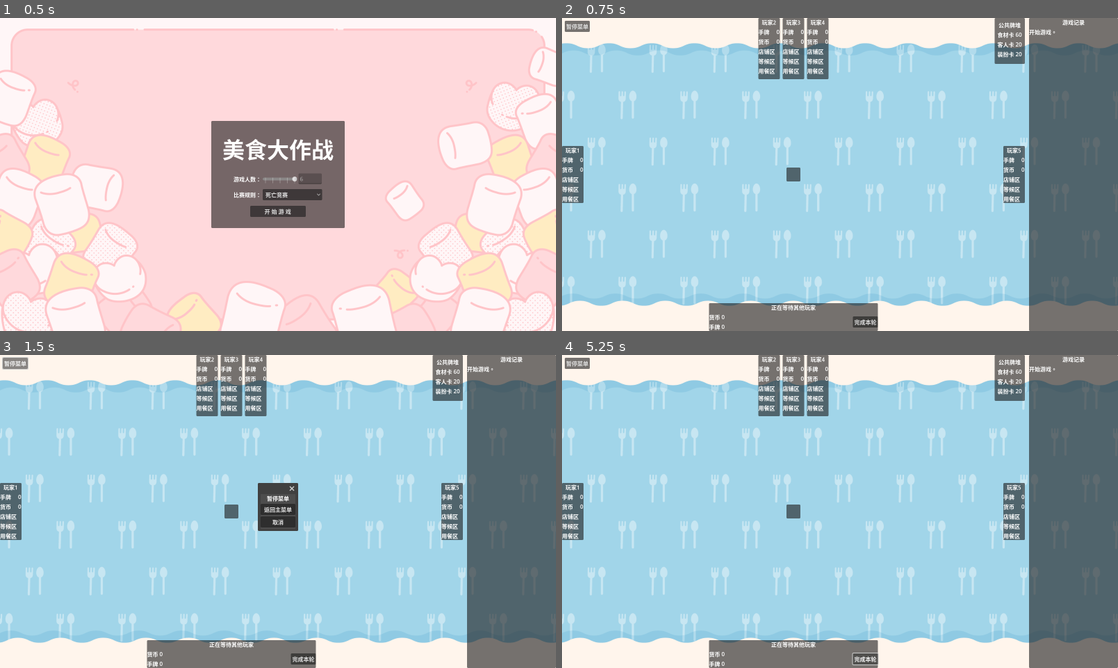
Above: before the commit, frames 1-4 (two rows, left to right).
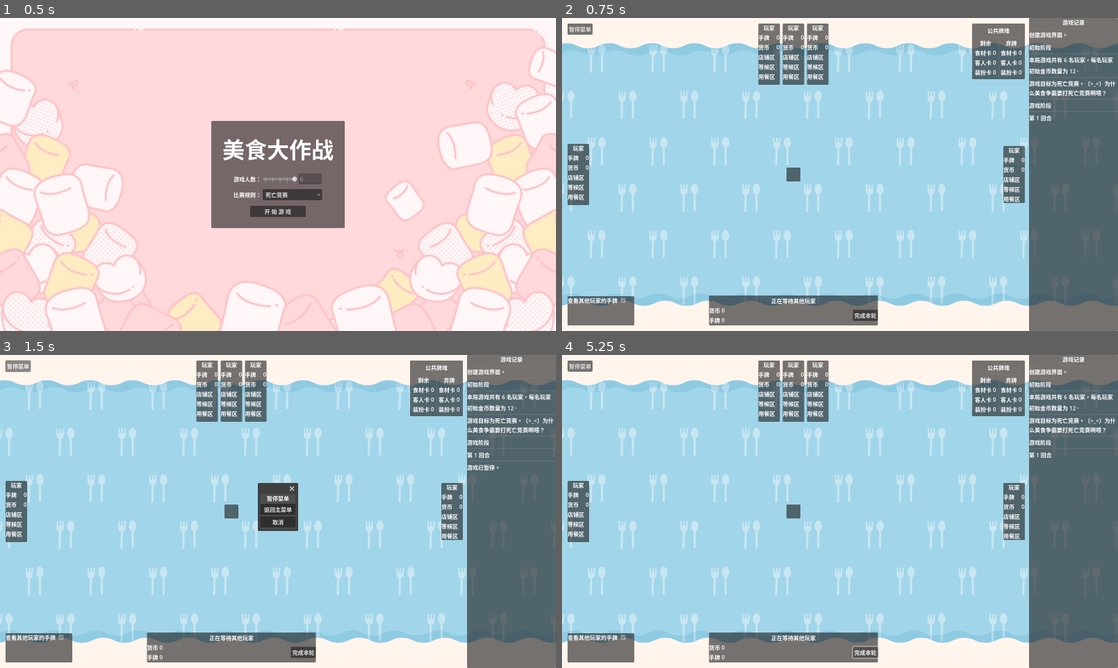
Above: after the commit, the same moments.

Repository: LautskyStudio/FoodCombat
Game: Godot game, scene res://scenes/home_screen.tscn
Same seed, same stepped clock (60 frames per second), same inputs: the game is played once before the commit and once after it.
Inputs:
- Up to frame 1 (0.5 s): no input
- Up to frame 2 (0.75 s): click "开 始 游 戏" at 0.5 s
- Up to frame 3 (1.5 s): click "暂停菜单" at 1.25 s
- Up to frame 4 (5.25 s): click "返回主菜单" at 2 s; click "死亡竞赛" at 2.75 s; click "死亡竞赛" at 3.5 s; click "开 始 游 戏" at 4.25 s; click "完成本轮" at 5 s

Frame 1 is identical in both runs. In frame 2, 7.4% of the frame differs, in the area x 0-100%, y 0-100%; in frame 3, 7.5%; in frame 4, 7.4%.

Commit message:
建立 Event 基础

Diff:
--- a/components/log_container.gd
+++ b/components/log_container.gd
@@ -1,4 +1,7 @@
 extends PanelContainer
+
+
+@onready var log_list: VBoxContainer = %LogList
 
 
 func _ready() -> void:
@@ -14,4 +17,18 @@
 	var label = %LabelTemplate.duplicate()
 	label.visible = true
 	label.text = message
-	%LogList.add_child(label)
+	log_list.add_child(HSeparator.new())
+	log_list.add_child(label)
+
+	_clean_logs_when_neccessary()
+
+
+func _clean_logs_when_neccessary() -> void:
+	if log_list.get_child_count() > 200:
+		var logs = log_list.get_children()
+		var count = 0
+		for item in logs:
+			item.queue_free()
+			count += 1
+			if count > 100:
+				break
--- a/components/log_container.tscn
+++ b/components/log_container.tscn
@@ -20,6 +20,7 @@
 [node name="ScrollContainer" type="ScrollContainer" parent="VBoxContainer"]
 layout_mode = 2
 size_flags_vertical = 3
+follow_focus = true
 
 [node name="LogList" type="VBoxContainer" parent="VBoxContainer/ScrollContainer"]
 unique_name_in_owner = true
--- /dev/null
+++ b/models/card/base_card.gd
@@ -0,0 +1,6 @@
+extends Resource
+class_name BaseCard
+
+
+@export var title := ""
+@export_multiline var description := ""
--- /dev/null
+++ b/models/customer/customer.gd
@@ -0,0 +1,5 @@
+extends BaseCard
+class_name Customer
+
+@export var needs: Array[]
+@export var events: Array[Event]
--- /dev/null
+++ b/models/decoration/decoration.gd
@@ -0,0 +1,15 @@
+extends BaseCard
+class_name Decoration
+
+
+@export var kind := ''
+@export var duration := 0
+@export var effect := func (_game: PlayScreen, _player: Player): pass
+
+
+func _init(p_title: String, p_description: String, p_kind: String, p_duration: int, p_effect: Callable) -> void:
+	title = p_title
+	description = p_description
+	kind = p_kind
+	duration = p_duration
+	effect = p_effect
--- /dev/null
+++ b/models/decoration/decorations.gd
@@ -0,0 +1,6 @@
+extends Node
+class_name Decorations
+
+
+func p():
+	self['p'] = 2;
--- a/models/event/event.gd
+++ b/models/event/event.gd
@@ -4,10 +4,10 @@
 
 @export var name := ""
 @export var description := ""
-@export var effect := func(owner, player): pass
+@export var effect := func(_game: PlayScreen, _player: Player): pass
 
 
-func _init(p_name: String, p_description: String, p_effect := func(owner, player): pass) -> void:
+func _init(p_name: String, p_description: String, p_effect := func(_game: PlayScreen, _player: Player): pass) -> void:
 	name = p_name
 	description = p_description
 	effect = p_effect
--- /dev/null
+++ b/models/food_material/food_material.gd
@@ -0,0 +1,5 @@
+extends BaseCard
+class_name FoodMaterial
+
+
+@export var category := ""
--- /dev/null
+++ b/models/food_material/food_materials.gd
@@ -0,0 +1 @@
+extends Node
--- /dev/null
+++ b/models/need/need.gd
@@ -0,0 +1,7 @@
+extends Resource
+class_name Need
+
+
+@export var description := ""
+@export var filter := func (_materials: Array[FoodMaterial]): return true
+@export var reward := 0
--- /dev/null
+++ b/models/player/player.tscn
@@ -0,0 +1,15 @@
+[gd_scene load_steps=4 format=3 uid="uid://cxn6gfn8y35ul"]
+
+[ext_resource type="Script" path="res://models/player/player.gd" id="1_qqapd"]
+[ext_resource type="Script" path="res://models/state_machine/state_machine.gd" id="2_11yvc"]
+[ext_resource type="Script" path="res://models/player/states/init.gd" id="3_u6ee2"]
+
+[node name="Player" type="Node"]
+script = ExtResource("1_qqapd")
+
+[node name="StateMachine" type="Node" parent="."]
+script = ExtResource("2_11yvc")
+initial_state = NodePath("Init")
+
+[node name="Init" type="Node" parent="StateMachine"]
+script = ExtResource("3_u6ee2")
--- a/models/player/player_state.gd
+++ b/models/player/player_state.gd
@@ -1,2 +1,2 @@
-extends Node
+extends State
 class_name PlayerState
--- /dev/null
+++ b/models/player/states/init.gd
@@ -0,0 +1 @@
+extends PlayerState
--- a/scenes/play_screen.gd
+++ b/scenes/play_screen.gd
@@ -3,9 +3,49 @@
 class_name PlayScreen
 
 
-@onready var players = %Players
+var turn := 0
+
+@onready var players: Array[Player] = []
+
+var remaining_cards := {
+	'food_materials': [],
+	'customers': [],
+	'decorations': []
+}
+
+var discarded_cards := {
+	'food_materials': [],
+	'customers': [],
+	'decorations': []
+}
 
 
 func _ready() -> void:
 	if not Engine.is_editor_hint():
-		Log.push("开始游戏。")
+		Log.push("创建游戏界面。")
+
+	for player in %Players.get_children():
+		if player is Player:
+			players.push_back(player)
+
+
+func begin_next_turn() -> void:
+	turn += 1
+	Log.push("第 %d 回合" % turn)
+
+
+func _process(_delta: float) -> void:
+	_update_card_stack_displays()
+
+
+func _update_card_stack_displays() -> void:
+	_update_card_stack_display(%RemainingCardStackDisplay, remaining_cards)
+	_update_card_stack_display(%DiscardedCardStackDisplay, discarded_cards)
+
+
+func _update_card_stack_display(display: CardStackDisplay, dict: Dictionary) -> void:
+	display.set_numbers(
+		len(dict['food_materials']),
+		len(dict['customers']),
+		len(dict['decorations'])
+	)
--- a/scenes/play_screen.tscn
+++ b/scenes/play_screen.tscn
@@ -11,7 +11,8 @@
 [ext_resource type="Script" path="res://scenes/play_screen/states/pause.gd" id="6_jqbpf"]
 [ext_resource type="Script" path="res://scenes/play_screen/states/end.gd" id="7_7qh7p"]
 [ext_resource type="PackedScene" uid="uid://8qbrb1qilm5" path="res://scenes/play_screen/pause_menu.tscn" id="9_exsm3"]
-[ext_resource type="Script" path="res://models/player/player.gd" id="12_ps4d2"]
+[ext_resource type="PackedScene" uid="uid://cxe1wq7xlxu00" path="res://scenes/play_screen/card_stack_display.tscn" id="10_unaep"]
+[ext_resource type="PackedScene" uid="uid://cxn6gfn8y35ul" path="res://models/player/player.tscn" id="12_dpxem"]
 
 [node name="PlayScreen" type="Control"]
 layout_mode = 3
@@ -66,10 +67,10 @@
 [node name="PauseButton" type="Button" parent="HUD/HSplitContainer/GameArea"]
 unique_name_in_owner = true
 layout_mode = 1
-offset_left = 8.0
-offset_top = 8.0
-offset_right = 80.0
-offset_bottom = 39.0
+offset_left = 16.0
+offset_top = 16.0
+offset_right = 88.0
+offset_bottom = 47.0
 text = "暂停菜单"
 
 [node name="LeftPlayerContainer" type="PanelContainer" parent="HUD/HSplitContainer/GameArea"]
@@ -77,9 +78,10 @@
 anchors_preset = 4
 anchor_top = 0.5
 anchor_bottom = 0.5
-offset_top = -20.0
-offset_right = 40.0
-offset_bottom = 20.0
+offset_left = 16.0
+offset_top = -88.0
+offset_right = 78.0
+offset_bottom = 88.0
 grow_vertical = 2
 size_flags_horizontal = 0
 
@@ -93,9 +95,10 @@
 anchors_preset = 5
 anchor_left = 0.5
 anchor_right = 0.5
-offset_left = -31.0
-offset_right = 31.0
-offset_bottom = 176.0
+offset_left = -101.0
+offset_top = 16.0
+offset_right = 101.0
+offset_bottom = 192.0
 grow_horizontal = 2
 theme_override_constants/separation = 8
 
@@ -181,9 +184,10 @@
 anchor_top = 1.0
 anchor_right = 0.5
 anchor_bottom = 1.0
-offset_left = -20.0
-offset_top = -40.0
-offset_right = 20.0
+offset_left = -243.0
+offset_top = -102.0
+offset_right = 243.0
+offset_bottom = -16.0
 grow_horizontal = 2
 grow_vertical = 0
 
@@ -197,7 +201,8 @@
 anchor_left = 1.0
 anchor_right = 1.0
 offset_left = -87.0
-offset_bottom = 132.0
+offset_top = 16.0
+offset_bottom = 148.0
 grow_horizontal = 0
 
 [node name="MarginContainer" type="MarginContainer" parent="HUD/HSplitContainer/GameArea/PublicCardDeckContainer"]
@@ -215,36 +220,69 @@
 text = "公共牌堆"
 horizontal_alignment = 1
 
-[node name="GridContainer" type="GridContainer" parent="HUD/HSplitContainer/GameArea/PublicCardDeckContainer/MarginContainer/VBoxContainer"]
-layout_mode = 2
+[node name="HSeparator" type="HSeparator" parent="HUD/HSplitContainer/GameArea/PublicCardDeckContainer/MarginContainer/VBoxContainer"]
+layout_mode = 2
+
+[node name="HBoxContainer" type="HBoxContainer" parent="HUD/HSplitContainer/GameArea/PublicCardDeckContainer/MarginContainer/VBoxContainer"]
+layout_mode = 2
+
+[node name="VBoxContainer" type="VBoxContainer" parent="HUD/HSplitContainer/GameArea/PublicCardDeckContainer/MarginContainer/VBoxContainer/HBoxContainer"]
+layout_mode = 2
+
+[node name="Label" type="Label" parent="HUD/HSplitContainer/GameArea/PublicCardDeckContainer/MarginContainer/VBoxContainer/HBoxContainer/VBoxContainer"]
+layout_mode = 2
+text = "剩余"
+horizontal_alignment = 1
+vertical_alignment = 1
+
+[node name="RemainingCardStackDisplay" parent="HUD/HSplitContainer/GameArea/PublicCardDeckContainer/MarginContainer/VBoxContainer/HBoxContainer/VBoxContainer" instance=ExtResource("10_unaep")]
+unique_name_in_owner = true
+layout_mode = 2
+
+[node name="VSeparator" type="VSeparator" parent="HUD/HSplitContainer/GameArea/PublicCardDeckContainer/MarginContainer/VBoxContainer/HBoxContainer"]
+layout_mode = 2
+
+[node name="VBoxContainer2" type="VBoxContainer" parent="HUD/HSplitContainer/GameArea/PublicCardDeckContainer/MarginContainer/VBoxContainer/HBoxContainer"]
+layout_mode = 2
+
+[node name="Label" type="Label" parent="HUD/HSplitContainer/GameArea/PublicCardDeckContainer/MarginContainer/VBoxContainer/HBoxContainer/VBoxContainer2"]
+layout_mode = 2
+text = "弃牌"
+horizontal_alignment = 1
+vertical_alignment = 1
+
+[node name="DiscardedCardStackDisplay" parent="HUD/HSplitContainer/GameArea/PublicCardDeckContainer/MarginContainer/VBoxContainer/HBoxContainer/VBoxContainer2" instance=ExtResource("10_unaep")]
+unique_name_in_owner = true
+layout_mode = 2
+
+[node name="OptionsContainer" type="Panel" parent="HUD/HSplitContainer/GameArea"]
+layout_mode = 1
+anchors_preset = 2
+anchor_top = 1.0
+anchor_bottom = 1.0
+offset_left = 16.0
+offset_top = -100.0
+offset_right = 208.0
+offset_bottom = -16.0
+grow_vertical = 0
+
+[node name="GridContainer" type="GridContainer" parent="HUD/HSplitContainer/GameArea/OptionsContainer"]
+layout_mode = 1
+anchors_preset = 15
+anchor_right = 1.0
+anchor_bottom = 1.0
+grow_horizontal = 2
+grow_vertical = 2
 columns = 2
 
-[node name="Label" type="Label" parent="HUD/HSplitContainer/GameArea/PublicCardDeckContainer/MarginContainer/VBoxContainer/GridContainer"]
-layout_mode = 2
-text = "食材卡"
-
-[node name="MaterialCardCountLabel" type="Label" parent="HUD/HSplitContainer/GameArea/PublicCardDeckContainer/MarginContainer/VBoxContainer/GridContainer"]
-unique_name_in_owner = true
-layout_mode = 2
-text = "60"
-
-[node name="Label3" type="Label" parent="HUD/HSplitContainer/GameArea/PublicCardDeckContainer/MarginContainer/VBoxContainer/GridContainer"]
-layout_mode = 2
-text = "客人卡"
-
-[node name="CustomerCardCountLabel" type="Label" parent="HUD/HSplitContainer/GameArea/PublicCardDeckContainer/MarginContainer/VBoxContainer/GridContainer"]
-unique_name_in_owner = true
-layout_mode = 2
-text = "20"
-
-[node name="Label5" type="Label" parent="HUD/HSplitContainer/GameArea/PublicCardDeckContainer/MarginContainer/VBoxContainer/GridContainer"]
-layout_mode = 2
-text = "装扮卡"
-
-[node name="DecorationCardCountLabel" type="Label" parent="HUD/HSplitContainer/GameArea/PublicCardDeckContainer/MarginContainer/VBoxContainer/GridContainer"]
-unique_name_in_owner = true
-layout_mode = 2
-text = "20"
+[node name="Label" type="Label" parent="HUD/HSplitContainer/GameArea/OptionsContainer/GridContainer"]
+layout_mode = 2
+text = "查看其他玩家的手牌"
+
+[node name="CheckBox" type="CheckBox" parent="HUD/HSplitContainer/GameArea/OptionsContainer/GridContainer"]
+layout_mode = 2
+disabled = true
+button_pressed = true
 
 [node name="PauseMenu" parent="HUD/HSplitContainer/GameArea" instance=ExtResource("9_exsm3")]
 unique_name_in_owner = true
@@ -256,32 +294,16 @@
 [node name="Players" type="Node" parent="."]
 unique_name_in_owner = true
 
-[node name="Player0" type="Node" parent="Players"]
-script = ExtResource("12_ps4d2")
-
-[node name="Player1" type="Node" parent="Players"]
-script = ExtResource("12_ps4d2")
-player_name = "玩家1"
-player_index = 1
-
-[node name="Player2" type="Node" parent="Players"]
-script = ExtResource("12_ps4d2")
-player_name = "玩家2"
-player_index = 2
-
-[node name="Player3" type="Node" parent="Players"]
-script = ExtResource("12_ps4d2")
-player_name = "玩家3"
-player_index = 3
-
-[node name="Player4" type="Node" parent="Players"]
-script = ExtResource("12_ps4d2")
-player_name = "玩家4"
-player_index = 4
-
-[node name="Player5" type="Node" parent="Players"]
-script = ExtResource("12_ps4d2")
-player_name = "玩家5"
-player_index = 5
+[node name="Player0" parent="Players" instance=ExtResource("12_dpxem")]
+
+[node name="Player1" parent="Players" instance=ExtResource("12_dpxem")]
+
+[node name="Player2" parent="Players" instance=ExtResource("12_dpxem")]
+
+[node name="Player3" parent="Players" instance=ExtResource("12_dpxem")]
+
+[node name="Player4" parent="Players" instance=ExtResource("12_dpxem")]
+
+[node name="Player5" parent="Players" instance=ExtResource("12_dpxem")]
 
 [connection signal="pressed" from="HUD/HSplitContainer/GameArea/PauseButton" to="StateMachine/Running" method="_on_pause_button_pressed"]
--- /dev/null
+++ b/scenes/play_screen/card_stack_display.gd
@@ -0,0 +1,9 @@
+@tool
+extends GridContainer
+class_name CardStackDisplay
+
+
+func set_numbers(food_materials: int, customers: int, decorations: int) -> void:
+	%FoodMaterialCardCountLabel.text = str(food_materials)
+	%CustomerCardCountLabel.text = str(customers)
+	%DecorationCardCountLabel.text = str(decorations)
--- /dev/null
+++ b/scenes/play_screen/card_stack_display.tscn
@@ -0,0 +1,40 @@
+[gd_scene load_steps=2 format=3 uid="uid://cxe1wq7xlxu00"]
+
+[ext_resource type="Script" path="res://scenes/play_screen/card_stack_display.gd" id="1_y46ti"]
+
+[node name="CardStackDisplay" type="GridContainer"]
+columns = 2
+script = ExtResource("1_y46ti")
+
+[node name="FoodMateralCardLabel" type="Label" parent="."]
+layout_mode = 2
+tooltip_text = "高级的食材往往只需要最简单的烹饪方法。"
+mouse_filter = 1
+text = "食材卡"
+
+[node name="FoodMaterialCardCountLabel" type="Label" parent="."]
+unique_name_in_owner = true
+layout_mode = 2
+text = "60"
+
+[node name="CustomerCardLabel" type="Label" parent="."]
+layout_mode = 2
+tooltip_text = "总能遇到各种各样的客人。"
+mouse_filter = 1
+text = "客人卡"
+
+[node name="CustomerCardCountLabel" type="Label" parent="."]
+unique_name_in_owner = true
+layout_mode = 2
+text = "20"
+
+[node name="DecorationCardLabel" type="Label" parent="."]
+layout_mode = 2
+tooltip_text = "有谁不喜欢漂亮的装扮呢。"
+mouse_filter = 1
+text = "装扮卡"
+
+[node name="DecorationCardCountLabel" type="Label" parent="."]
+unique_name_in_owner = true
+layout_mode = 2
+text = "20"
--- a/scenes/play_screen/game_state.gd
+++ b/scenes/play_screen/game_state.gd
@@ -3,9 +3,12 @@
 
 
 var play_screen: PlayScreen
+var game: PlayScreen
 
 
 func _ready() -> void:
 	await owner.ready
+
 	play_screen = owner as PlayScreen
 	assert(play_screen != null)
+	game = play_screen
--- a/scenes/play_screen/states/init.gd
+++ b/scenes/play_screen/states/init.gd
@@ -1,5 +1,25 @@
 extends GameState
 
 
+# 初始阶段
+# 初始化卡牌
+# 为每个玩家派发初始金币和卡牌
+
+
 func enter(_args := {}) -> void:
+	Log.push("初始阶段")
+
+	init_game()
+	init_coins_and_cards()
 	state_machine.transit_to('Running')
+
+
+func init_game() -> void:
+	game.turn = 0
+
+
+func init_coins_and_cards() -> void:
+	var initial_coins = Settings.player_number * 2
+
+	Log.push("本局游戏共有 %d 名玩家，每名玩家初始金币数量为 %d。" % [Settings.player_number, initial_coins])
+	Log.push("游戏目标为死亡竞赛。（>_<）为什么美食争霸要打死亡竞赛啊喂？")
--- a/scenes/play_screen/states/pause.gd
+++ b/scenes/play_screen/states/pause.gd
@@ -15,10 +15,12 @@
 
 	%PauseMenu.popup_centered()
 	get_tree().paused = true
+	Log.push("游戏已暂停。")
 
 
 func exit() -> void:
 	get_tree().paused = false
+	Log.push("游戏已恢复。")
 
 
 func _exit_tree() -> void:
--- a/scenes/play_screen/states/running.gd
+++ b/scenes/play_screen/states/running.gd
@@ -2,7 +2,9 @@
 
 
 func enter(_args := {}) -> void:
-	pass
+	if game.turn == 0:
+		Log.push("游戏阶段")
+		game.begin_next_turn()
 
 
 func handle_input(event: InputEvent) -> void:
Renamed: models/card_set/customers.gd -> models/customer/customers.gd
Not shown: 1 places in scenes/play_screen.tscn that only renumber resources
